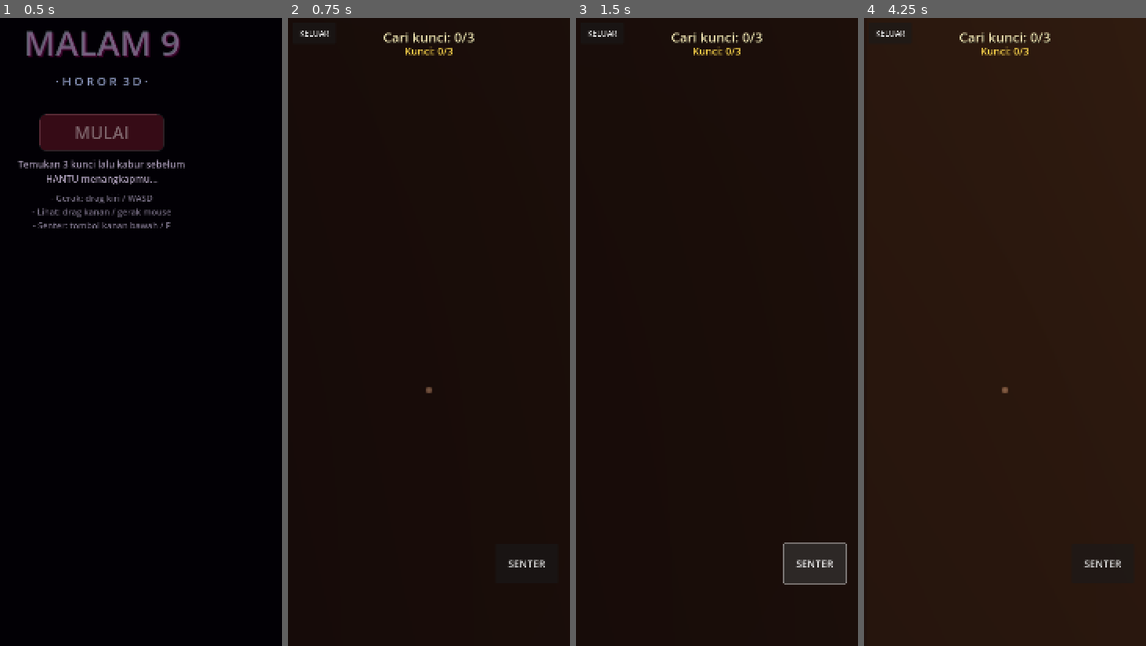
Above: before the commit, frames 1-4 (left to right).
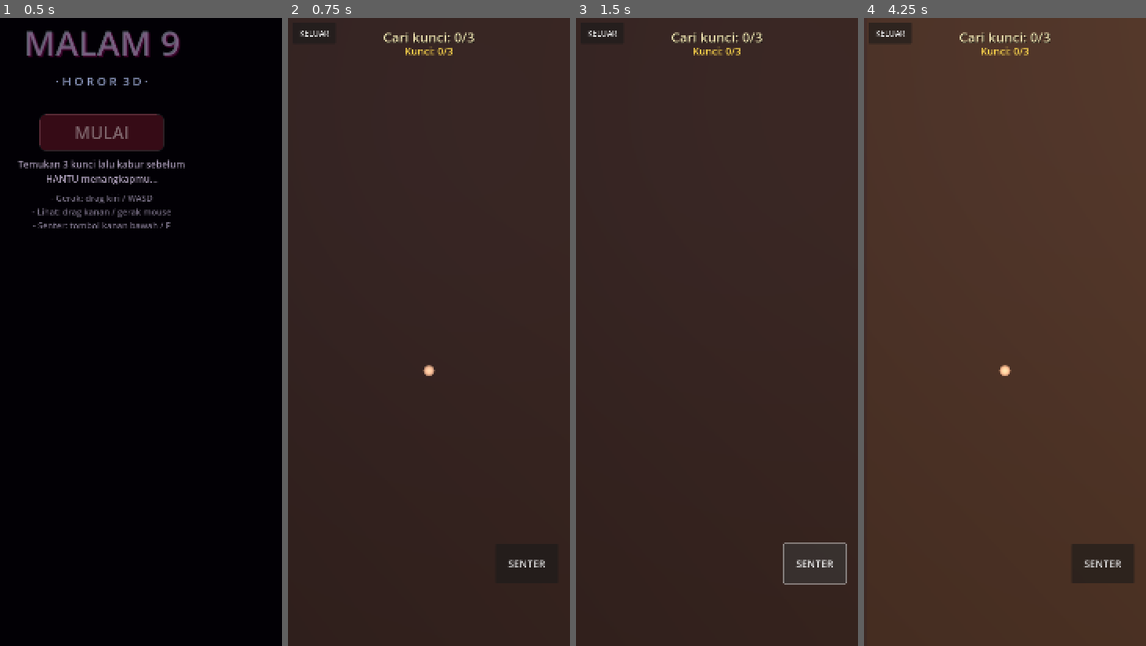
Above: after the commit, the same moments.

Repository: Kyyyu/malam9-horror
Game: Godot game, scene res://scenes/Main.tscn
Two runs of this game, one before a commit and one after it. Both use one fixed random seed, a clock stepped at 60 frames per second and the inputs below.
Inputs (mouse positions are in pixels of both pictures, inside the frame that each line leads up to):
- Up to frame 1 (0.5 s): no input
- Up to frame 2 (0.75 s): click "MULAI" at 0.5 s
- Up to frame 3 (1.5 s): click "SENTER" at 1.25 s
- Up to frame 4 (4.25 s): click "KELUAR" at 2 s; click "MULAI" at 2.75 s; move the mouse to (1067, 300) at 3.52 s; hold D (move_right) from 3.53 s (still down); click (1067, 300) at 3.67 s

Frame 1 is identical in both runs. In frame 2, 98% of the frame differs, in the area x 0-100%, y 0-100%; in frame 3, 97%; in frame 4, 98%.

Commit message:
v1.0.3: fix analog terbalik, senter lebih terang, ruang tidak terlalu gelap (ambient/lampu/material dinaikkan, fog dikurangi)

Diff:
--- a/project.godot
+++ b/project.godot
@@ -10,7 +10,7 @@
 run/main_scene="res://scenes/Main.tscn"
 config/features=PackedStringArray("4.4", "Mobile")
 config/icon="res://icon.svg"
-config/version="1.0.2"
+config/version="1.0.3"
 
 [display]
 
--- a/scripts/game.gd
+++ b/scripts/game.gd
@@ -25,7 +25,7 @@
 	"##########E.###.#",
 ]
 
-const LAMP_CELLS := [[4, 1], [3, 3], [5, 5], [10, 5], [11, 7], [5, 9], [3, 12], [9, 3]]
+const LAMP_CELLS := [[4, 1], [3, 3], [5, 5], [10, 5], [11, 7], [5, 9], [3, 12], [9, 3], [7, 1], [13, 7], [12, 5], [2, 11]]
 const WHISPER_CELLS := [[8, 3], [11, 5], [3, 7], [2, 9], [6, 11]]
 
 var player: PlayerController = null
@@ -85,14 +85,14 @@
 func _build_environment():
 	var env := Environment.new()
 	env.background_mode = Environment.BG_COLOR
-	env.background_color = Color(0.01, 0.005, 0.02)
+	env.background_color = Color(0.02, 0.012, 0.04)
 	env.ambient_light_source = Environment.AMBIENT_SOURCE_COLOR
-	env.ambient_light_color = Color(0.05, 0.05, 0.08)
-	env.ambient_light_energy = 0.4
+	env.ambient_light_color = Color(0.16, 0.15, 0.22)
+	env.ambient_light_energy = 0.55
 	env.reflected_light_source = Environment.REFLECTION_SOURCE_DISABLED
 	env.fog_enabled = true
 	env.fog_light_color = Color(0.03, 0.03, 0.05)
-	env.fog_density = 0.055
+	env.fog_density = 0.018
 	env.fog_sky_affect = 0.0
 	var we := WorldEnvironment.new()
 	we.environment = env
@@ -100,7 +100,7 @@
 
 	var moon := DirectionalLight3D.new()
 	moon.rotation_degrees = Vector3(-45, -35, 0)
-	moon.light_energy = 0.22
+	moon.light_energy = 0.35
 	moon.light_color = Color(0.4, 0.45, 0.7)
 	add_child(moon)
 
@@ -122,12 +122,12 @@
 	return r
 
 func _build_world():
-	var floor_mat := _get_mat("floor", Color(0.11, 0.09, 0.1), Color(0, 0, 0), 1.0)
+	var floor_mat := _get_mat("floor", Color(0.17, 0.14, 0.15), Color(0, 0, 0), 1.0)
 	_add_static_box(Vector3(17.0, -0.25, 13.0), Vector3(34.0, 0.5, 26.0), floor_mat)
 
 	var wall_mats := [
-		_get_mat("wall1", Color(0.17, 0.13, 0.15), Color(0, 0, 0), 1.0),
-		_get_mat("wall2", Color(0.20, 0.15, 0.14), Color(0, 0, 0), 1.0),
+		_get_mat("wall1", Color(0.25, 0.2, 0.22), Color(0, 0, 0), 1.0),
+		_get_mat("wall2", Color(0.28, 0.22, 0.2), Color(0, 0, 0), 1.0),
 	]
 	var wall_i := 0
 	var open_cells: Array[Vector2i] = []
@@ -153,9 +153,9 @@
 		if MAP[cell.y][cell.x] == '#':
 			continue
 		var light := OmniLight3D.new()
-		light.light_energy = 2.4
-		light.light_color = Color(1.0, 0.75, 0.45)
-		light.omni_range = 10.0
+		light.light_energy = 3.6
+		light.light_color = Color(1.0, 0.8, 0.5)
+		light.omni_range = 11.0
 		light.position = Vector3(cell.x * TILE + 1.0, 2.6, cell.y * TILE + 1.0)
 		add_child(light)
 		var lamp := Lamp.new()
@@ -275,14 +275,22 @@
 
 	var fl := SpotLight3D.new()
 	fl.name = "Flashlight"
-	fl.spot_range = 24.0
-	fl.spot_angle = deg_to_rad(32.0)
-	fl.spot_attenuation = 1.1
-	fl.light_energy = 3.0
+	fl.spot_range = 30.0
+	fl.spot_angle = deg_to_rad(48.0)
+	fl.spot_attenuation = 0.85
+	fl.light_energy = 12.0
 	fl.light_color = Color(0.95, 0.9, 0.75)
 	fl.shadow_enabled = true
-	fl.position.y = -0.15
+	fl.position.y = -0.1
 	camera.add_child(fl)
+
+	var fill := OmniLight3D.new()
+	fill.light_energy = 0.7
+	fill.light_color = Color(0.45, 0.45, 0.6)
+	fill.omni_range = 6.0
+	fill.position = Vector3(0, 2.1, 0)
+	fill.shadow_enabled = false
+	player.add_child(fill)
 
 	add_child(player)
 	player.collision_layer = 4
--- a/scripts/player.gd
+++ b/scripts/player.gd
@@ -67,7 +67,8 @@
 
 	if joystick and _move_on:
 		var jv := joystick.value()
-		input_vec += jv
+		input_vec.x += jv.x
+		input_vec.y += -jv.y
 		input_vec = input_vec.limit_length(1.0)
 
 	var moving := input_vec.length() > 0.05
Not shown, changed: export_presets.cfg
